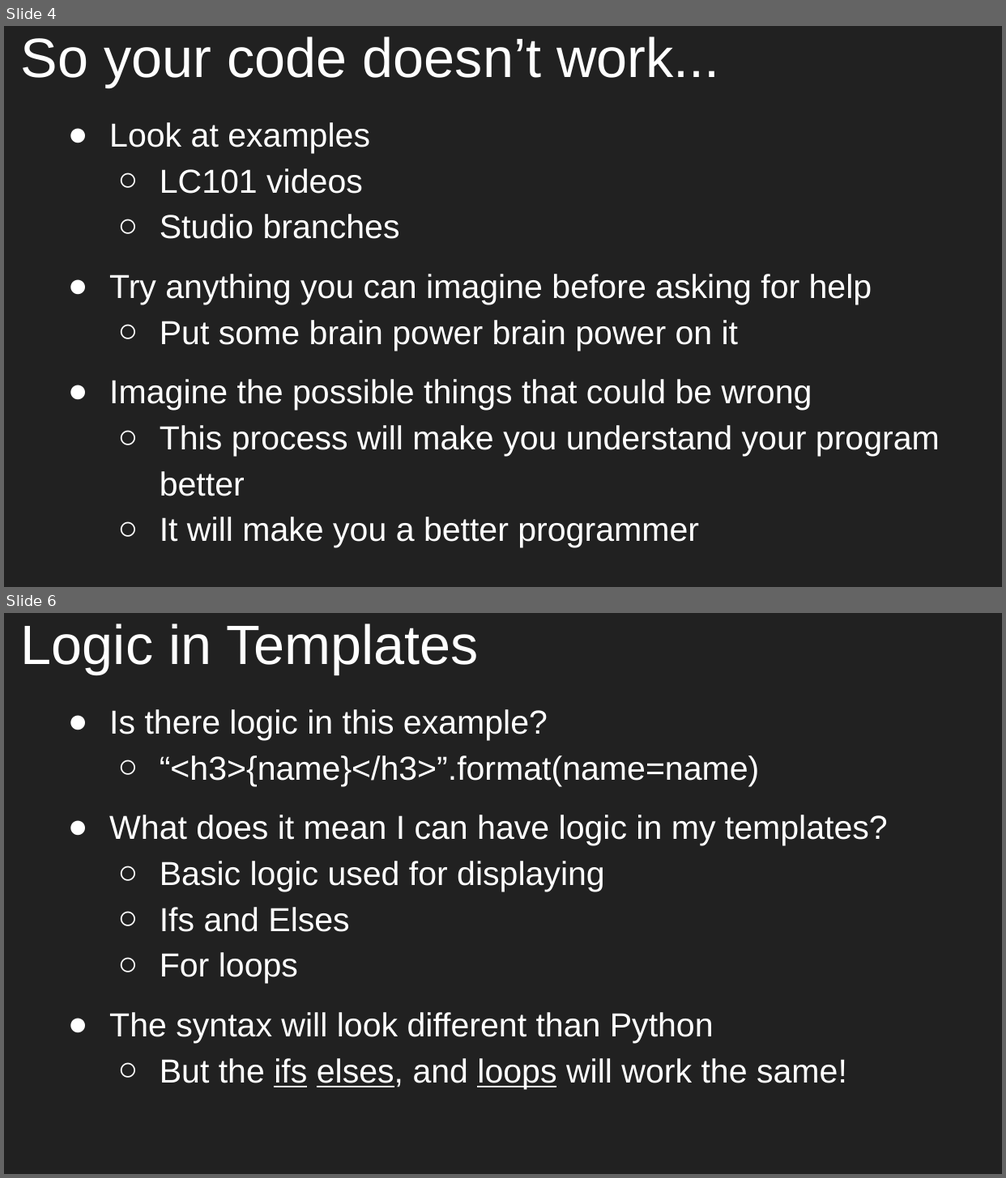
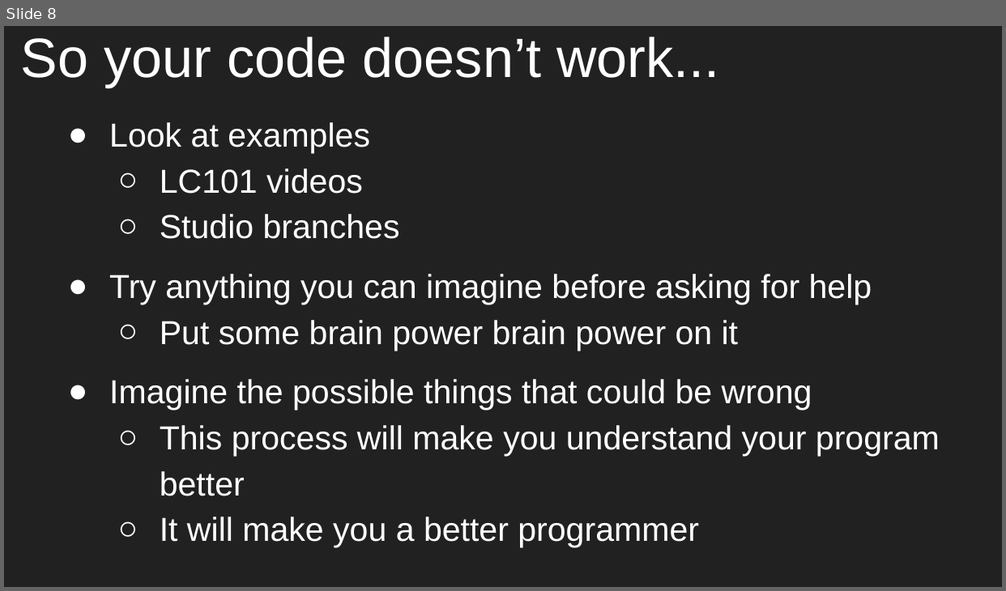
Before and after one commit to aleesham/lc101-unit2, a slide deck: slides/Unit 2 - LC 101 - Class 6.pptx. Shown one above the other, each under a label of ours: slides 4 and 6 before the commit, slide 8 after it; the slides between them are not shown. The pictures are 1006x1178 and 1006x591 pixels, drawn with LibreOffice and Linux fonts; fonts in the diff are those of the drawing. Boxes give left, top, right and bottom in pixels: in the first picture for what was removed or moved away, otherwise in the second. Text is boxed around its words. In the diff, an @@ line names an element or a change of style, - is before the commit and + after.

```diff
--- a/slides/Unit 2 - LC 101 - Class 6.pptx
+++ b/slides/Unit 2 - LC 101 - Class 6.pptx
@@ slide 6 removed at (4, 613, 1002, 1174), background #212121 @@
@@ title removed at (21, 624, 479, 675) @@
-Logic in Templates
@@ text removed at (109, 709, 888, 1089) @@
-● Is there logic in this example?
-  ○ “<h3>{name}</h3>”.format(name=name)
-● What does it mean I can have logic in my templates?
-  ○ Basic logic used for displaying
-  ○ Ifs and Elses
-  ○ For loops
-● The syntax will look different than Python
-  ○ But the ifs elses, and loops will work the same!
@@ what was slide 4 is now slide 8 @@
```
Also in this commit, not shown: 1 slide changed, 8 slides added, 5 other slides removed, 1 other file.
